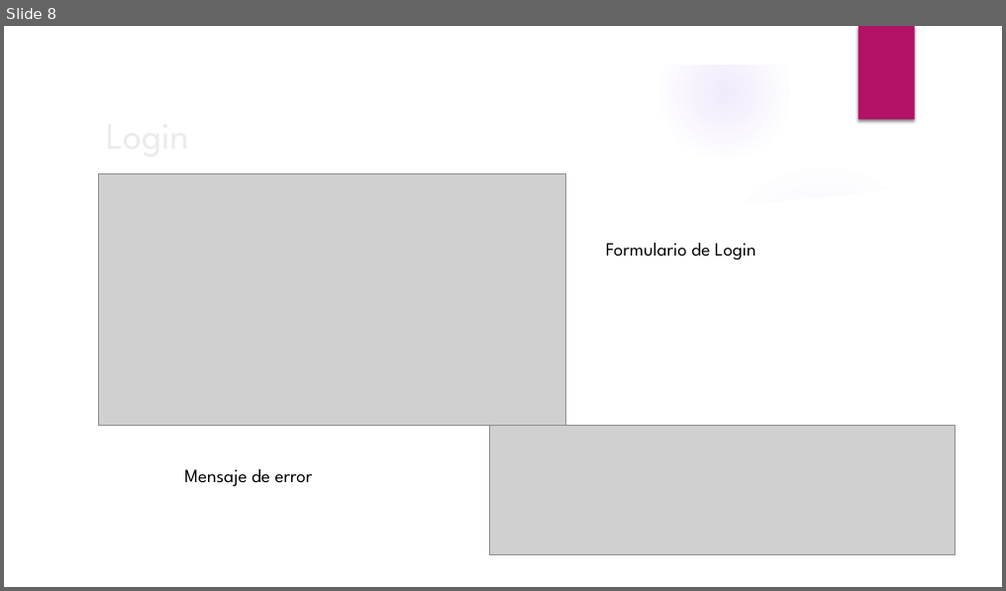
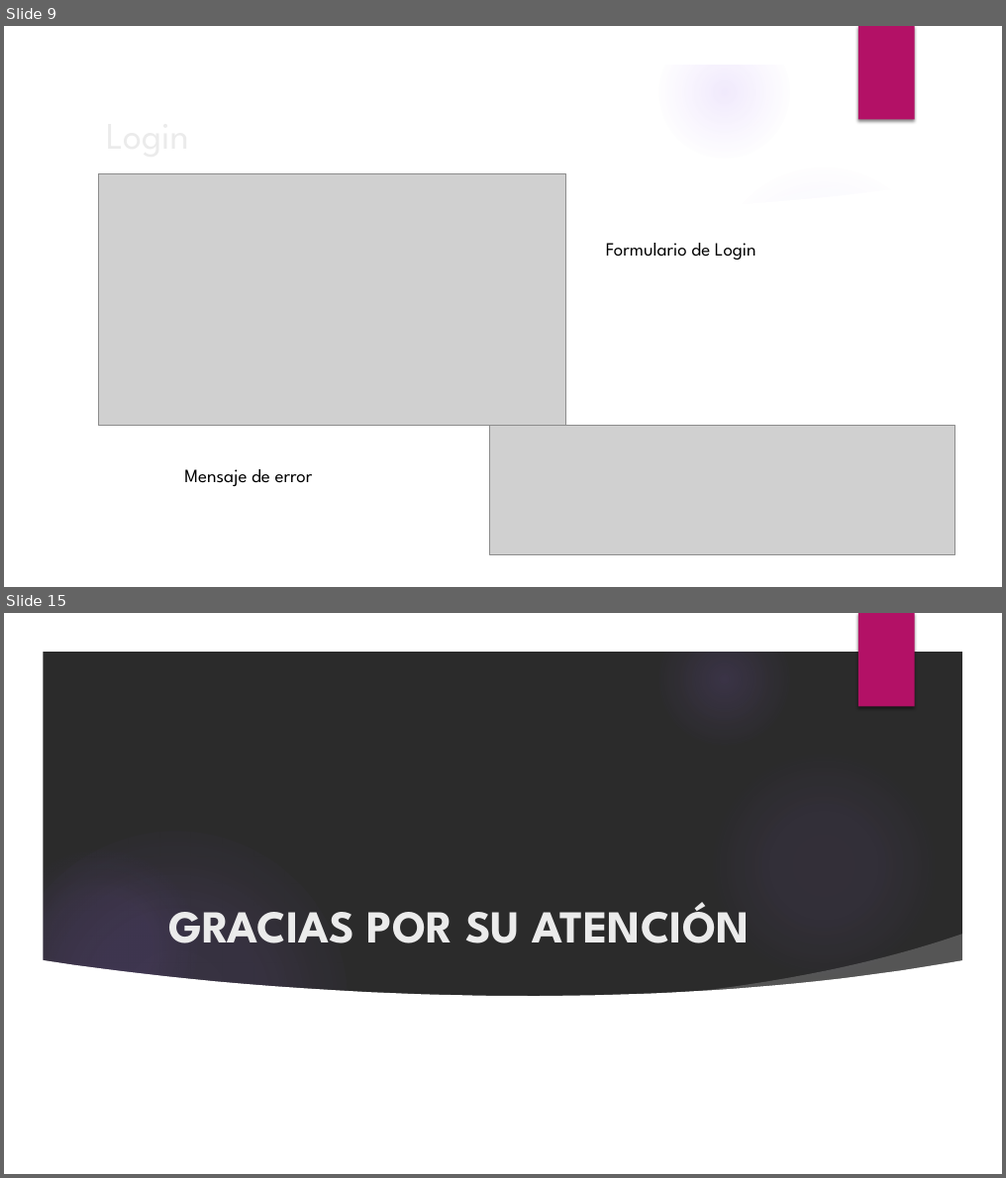
Before and after one commit to KathyLiz/ProyectoJavascript-2, a slide deck: Diapositivas.pptx. Shown one above the other, each under a label of ours: slide 8 before the commit, slides 9 and 15 after it; the slides between them are not shown. The pictures are 1006x591 and 1006x1178 pixels, drawn with LibreOffice and Linux fonts; fonts in the diff are those of the drawing; grey boxes stand for pictures; background and template pictures are left out; a plain dark background stands for a picture behind light text. Boxes give left, top, right and bottom in pixels: in the first picture for what was removed or moved away, otherwise in the second. Text is boxed around its words. In the diff, an @@ line names an element or a change of style, - is before the commit and + after.

```diff
--- a/Diapositivas.pptx
+++ b/Diapositivas.pptx
@@ slide 15 added at [4, 613, 1002, 1174], background picture (left out); not listed: 7 template elements that a slide beside it also shows @@
@@ title added at [169, 902, 748, 944], 44 pt, text #EBEBEB, bold @@
+GRACIAS POR SU ATENCIÓN
@@ freeform shape added at [698, 934, 971, 1015], fill #FFFFFF at 20% opacity @@
@@ freeform shape added at [42, 960, 964, 1152], fill #FFFFFF @@
@@ what was slide 8 is now slide 9 @@
```
Also in this commit, not shown: 2 slides changed, 5 other slides added, 3 other files.
